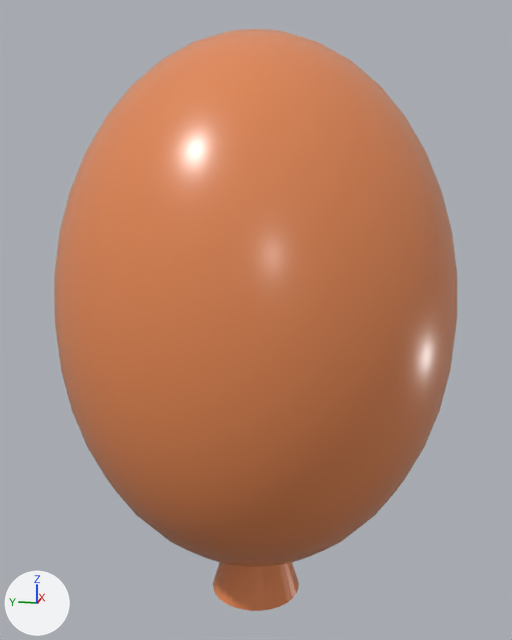
One commit to the Blender file assets/blender-source/balloon.blend: the scene before it, then after it.
One viewpoint serves both versions: a camera (50 mm lens) standing at (-1.291, -0.259, 0.762) and looking at (0.006, 0.001, 0.438). Every picture has the same lights, and +X, +Y and +Z are marked at lower left. The picture after the commit comes second.

Before the edit, the objects in view are built like this:
```python
mat_pl_balloon_neck_mat = principled_material('PL_Balloon_Neck_mat')
mat_pl_balloon_neck_mat.base_color = (0.78, 0.25, 0.09)  # orange #e58955
mat_pl_balloon_neck_mat.metallic = 0.04
mat_pl_balloon_neck_mat.roughness = 0.3
mat_pl_balloon_shell_mat = principled_material('PL_Balloon_Shell_mat')
mat_pl_balloon_shell_mat.base_color = (0.78, 0.25, 0.09)  # orange #e58955
mat_pl_balloon_shell_mat.roughness = 0.28
me_cone = bpy.data.meshes.new('Cone')
me_cone.from_pydata(...)  # a 32-sided cut cone along z (radius 0.09 at the low end, 0.035 at the high end) spanning x -0.09..0.09, y -0.09..0.09, z -0.09..0.09
me_cone.materials.append(mat_pl_balloon_neck_mat)  # orange #e58955
me_sphere = bpy.data.meshes.new('Sphere')
me_sphere.from_pydata(...)  # a UV sphere (32 segments, 20 rings, poles along z) spanning x -0.37..0.37, y -0.37..0.37, z -0.496..0.496
me_sphere.polygons.foreach_set('use_smooth', [True] * 640)
me_sphere.materials.append(mat_pl_balloon_shell_mat)  # orange #e58955
ob_balloon_neck = bpy.data.objects.new('Balloon_Neck', me_cone)
ob_balloon_neck.parent = ob_asset_root_balloon
ob_balloon_neck.location = (0.0, 0.0, -0.04)
ob_balloon_shell = bpy.data.objects.new('Balloon_Shell', me_sphere)
ob_balloon_shell.parent = ob_asset_root_balloon
ob_balloon_shell.location = (0.0, 0.0, 0.46)
```
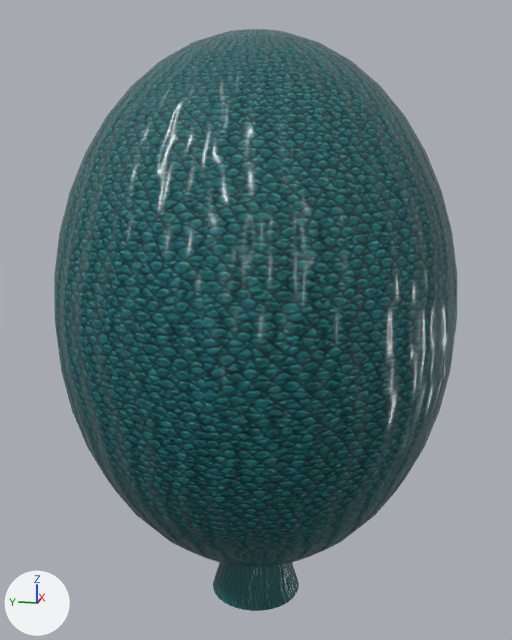
What changed in the scene script:
```text
Add img_pl_balloon_neck_mat_basecolor:
    img_pl_balloon_neck_mat_basecolor = load_image('PL_Balloon_Neck_mat_BaseColor', '_unpacked/rubber_basecolor.png', 1254, 1254, 'sRGB')
Add img_pl_balloon_neck_mat_normal:
    img_pl_balloon_neck_mat_normal = load_image('PL_Balloon_Neck_mat_Normal', '_unpacked/PL_Balloon_Neck_mat_Normal', 128, 128, 'Non-Color')
Add img_pl_balloon_neck_mat_roughness:
    img_pl_balloon_neck_mat_roughness = load_image('PL_Balloon_Neck_mat_Roughness', '_unpacked/PL_Balloon_Neck_mat_Roughness', 128, 128, 'Non-Color')
Add img_pl_balloon_shell_mat_normal:
    img_pl_balloon_shell_mat_normal = load_image('PL_Balloon_Shell_mat_Normal', '_unpacked/PL_Balloon_Shell_mat_Normal', 128, 128, 'Non-Color')
Add img_pl_balloon_shell_mat_roughness:
    img_pl_balloon_shell_mat_roughness = load_image('PL_Balloon_Shell_mat_Roughness', '_unpacked/PL_Balloon_Shell_mat_Roughness', 128, 128, 'Non-Color')
Change mat_pl_balloon_shell_mat:
    remove # nodes: BsdfPrincipled, OutputMaterial
    remove # colours: orange #e58955
    nodes: BsdfPrincipled, NormalMap, OutputMaterial, TexImage x3
    uses the picture img_pl_balloon_neck_mat_basecolor
    uses the picture img_pl_balloon_shell_mat_normal
    uses the picture img_pl_balloon_shell_mat_roughness
Change mat_pl_balloon_neck_mat:
    remove # nodes: BsdfPrincipled, OutputMaterial
    remove # colours: orange #e58955
    nodes: BsdfPrincipled, NormalMap, OutputMaterial, TexImage x3
    uses the picture img_pl_balloon_neck_mat_basecolor
    uses the picture img_pl_balloon_neck_mat_normal
    uses the picture img_pl_balloon_neck_mat_roughness
```

Boxes (x1, y1, x2, y2) around the edits, measured in the pictures (512 x 640 px):
'Balloon_Shell', surface changed (orange to cyan): (54, 29, 457, 567) in both
'Balloon_Neck', surface changed (orange to cyan): (213, 563, 299, 611) in both
